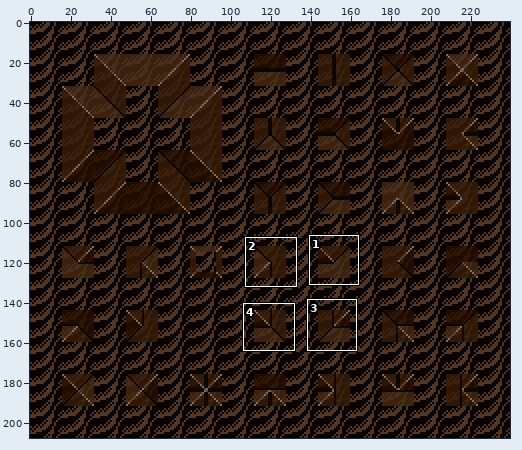
One commit to this sprite sheet: graphics/images/ramps_sand_beige.png. The picture above shows the old version from afar; the outline marks the close-up.
Close-up. Old version:
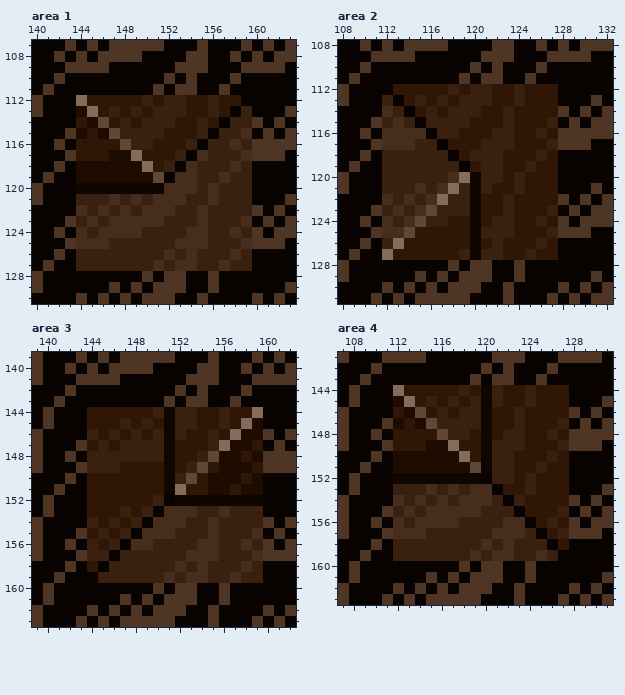
The file is 480x416 pixels, drawn in blocks of 2x2; one block is one cell here. Colours within 5 levels of each other are drawn and written as one. Shown: area 1: x 140..163, y 107..130; area 2: x 108..132, y 108..131; area 3: x 139..162, y 139..163; area 4: x 107..131, y 141..163. The commit also changed other parts of the picture, which this record leaves out.
After the commit:
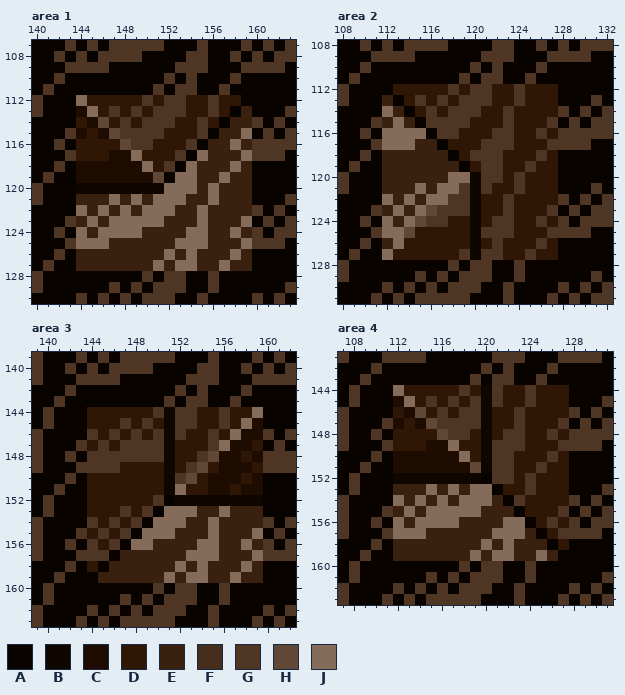
Palette (. is transparent): A #090300  B #0f0600  C #1f0c00  D #301605  E #3a200f  F #472d1c  G #4f3524  H #614736  J #856b5a
The edit:
Area 1:
y 112: x 150 E -> G; x 152..153 EE -> GG; x 156 E -> G
y 113: x 147 E -> G; x 149 E -> G; x 151..153 EEE -> GGG; x 156 E -> G
y 114: x 148 E -> G; x 150..152 EEE -> GGG; x 155 E -> G
y 115: x 148..151 EEEE -> GGGG; x 155 E -> G; x 159 F -> J
y 116: x 149..150 EE -> GG; x 154 E -> G; x 158 F -> J
y 117: x 153 E -> G; x 155 F -> J; x 159 F -> J
y 118: x 152 E -> G; x 154 F -> J; x 158 F -> J
y 119: x 153..154 FF -> JJ; x 157 F -> J
y 120: x 152..154 FFF -> JJJ; x 156 F -> J
y 121: x 147 F -> J; x 149 F -> J; x 151..153 FFF -> JJJ; x 156 F -> J
y 122: x 144 F -> J; x 146 F -> J; x 148 F -> J; x 150..152 FFF -> JJJ; x 155 F -> J
y 123: x 145 F -> J; x 147..151 FFFFF -> JJJJJ; x 155 F -> J; x 159 F -> J
y 124: x 144 F -> J; x 146..149 FFFF -> JJJJ; x 154..155 FF -> JJ; x 158 F -> J
y 125: x 144..146 FFF -> JJJ; x 153..155 FFF -> JJJ; x 159 F -> J
y 126: x 152 F -> J; x 154 F -> J; x 158 F -> J
y 127: x 151 F -> J; x 153..154 FF -> JJ; x 157 F -> J
Area 2:
y 112: x 118 E -> G; x 120..121 EE -> GG; x 124 E -> G
y 113: x 115 E -> G; x 117 E -> G; x 119..121 EEE -> GGG; x 124 E -> G
y 114: x 112 F -> J; x 116 E -> G; x 118..120 EEE -> GGG; x 123 E -> G
y 115: x 113 F -> J; x 116..119 EEEE -> GGGG; x 123 E -> G; x 127 E -> G
y 116: x 112..115 FFFF -> JJJJ; x 117..118 EE -> GG; x 122..123 EE -> GG; x 126 E -> G
y 117: x 112..114 FFF -> JJJ; x 121..123 EEE -> GGG; x 127 E -> G
y 118: x 120..122 EEE -> GGG; x 126 E -> G
y 119: x 121..122 EE -> GG; x 125 E -> G
y 120: x 118 F -> J; x 121..122 EE -> GG; x 124 E -> G
y 121: x 115 F -> J; x 117 F -> J; x 119 E -> G; x 121 E -> G; x 124 E -> G
y 122: x 112 F -> J; x 114 F -> J; x 116 F -> J; x 118..119 EE -> GG; x 123 E -> G
y 123: x 113 F -> J; x 115 F -> J; x 117..119 EEE -> GGG; x 123 E -> G; x 127 E -> G
y 124: x 112 F -> J; x 114 F -> J; x 116..117 EE -> GG; x 122..123 EE -> GG; x 126 E -> G
y 125: x 112..113 FF -> JJ; x 121..123 EEE -> GGG; x 127 E -> G
y 126: x 122 E -> G; x 126 E -> G
y 127: x 119 E -> G; x 121..122 EE -> GG; x 125 E -> G
Area 3:
y 144: x 150 E -> G; x 152..153 EE -> GG; x 156 E -> G
y 145: x 147 E -> G; x 149 E -> G; x 152..153 EE -> GG; x 156 E -> G
y 146: x 144 E -> G; x 146 E -> G; x 148 E -> G; x 150 E -> G; x 152 E -> G; x 155 E -> G
y 147: x 145 E -> G; x 147..150 EEEE -> GGGG; x 155 E -> G
y 148: x 144..150 EEEEEEE -> GGGGGGG; x 154 E -> G
y 149: x 144..146 EEE -> GGG; x 153 E -> G
y 150: x 152 E -> G
y 152: x 150 E -> G
y 153: x 147 E -> G; x 149 E -> G; x 151..153 FFF -> JJJ; x 156 F -> J
y 154: x 144 E -> G; x 146 E -> G; x 148 E -> G; x 150..152 FFF -> JJJ; x 155 F -> J
y 155: x 145 E -> G; x 147 E -> G; x 149..151 FFF -> JJJ; x 155 F -> J; x 159 F -> J
y 156: x 144 E -> G; x 146 E -> G; x 148..149 FF -> JJ; x 154..155 FF -> JJ; x 158 F -> J
y 157: x 144..145 EE -> GG; x 153..155 FFF -> JJJ; x 159 F -> J
y 158: x 152 F -> J; x 154 F -> J; x 158 F -> J
y 159: x 151 F -> J; x 153..154 FF -> JJ; x 157 F -> J
Area 4:
y 144: x 118 E -> G; x 121 E -> G; x 124 E -> G
y 145: x 115 E -> G; x 117 E -> G; x 119 E -> G; x 121 E -> G; x 124 E -> G
y 146: x 116 E -> G; x 118..119 EE -> GG; x 123 E -> G
y 147: x 116..119 EEEE -> GGGG; x 123 E -> G; x 127 E -> G
y 148: x 117..118 EE -> GG; x 122..123 EE -> GG; x 126 E -> G
y 149: x 121..123 EEE -> GGG; x 127 E -> G
y 150: x 121..122 EE -> GG; x 126 E -> G
y 151: x 121..122 EE -> GG; x 125 E -> G
y 152: x 121..122 EE -> GG; x 124 E -> G
y 153: x 115 F -> J; x 117 F -> J; x 119..120 FF -> JJ; x 124 E -> G
y 154: x 112 F -> J; x 114 F -> J; x 116 F -> J; x 118..120 FFF -> JJJ; x 123 E -> G
y 155: x 113 F -> J; x 115..119 FFFFF -> JJJJJ; x 127 E -> G
y 156: x 112 F -> J; x 114..117 FFFF -> JJJJ; x 122..123 FF -> JJ; x 126 E -> G
y 157: x 112..114 FFF -> JJJ; x 121..123 FFF -> JJJ; x 127 E -> G
y 158: x 120 F -> J; x 122 F -> J
y 159: x 119 F -> J; x 121..122 FF -> JJ; x 125 F -> J
